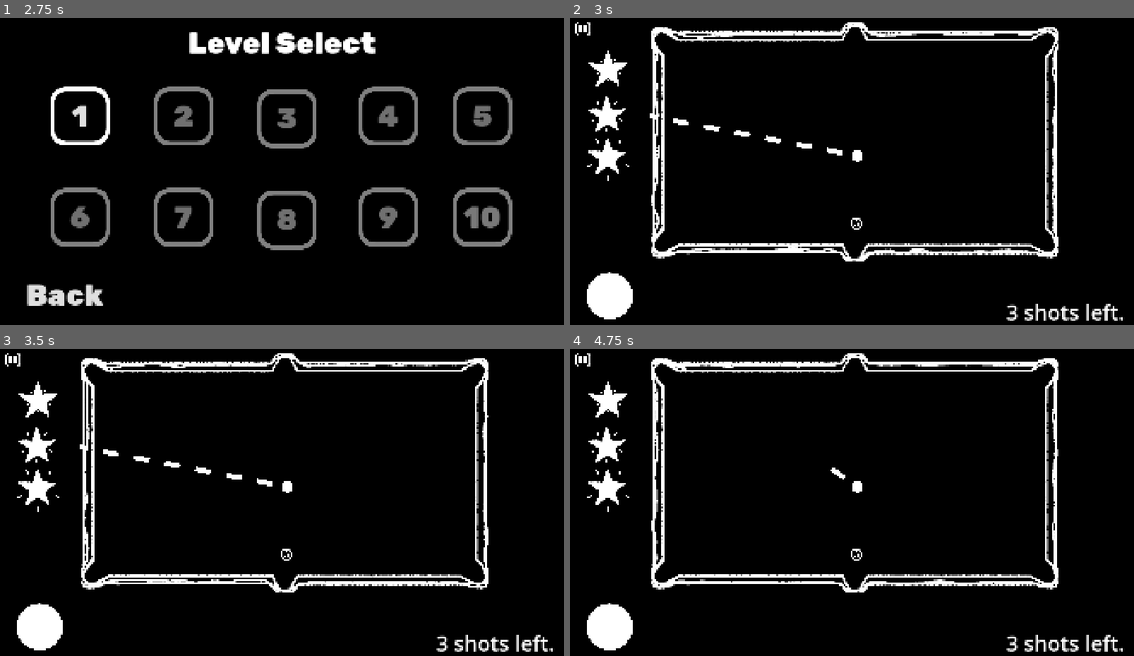
Above: before the commit, frames 1-4 (two rows, left to right).
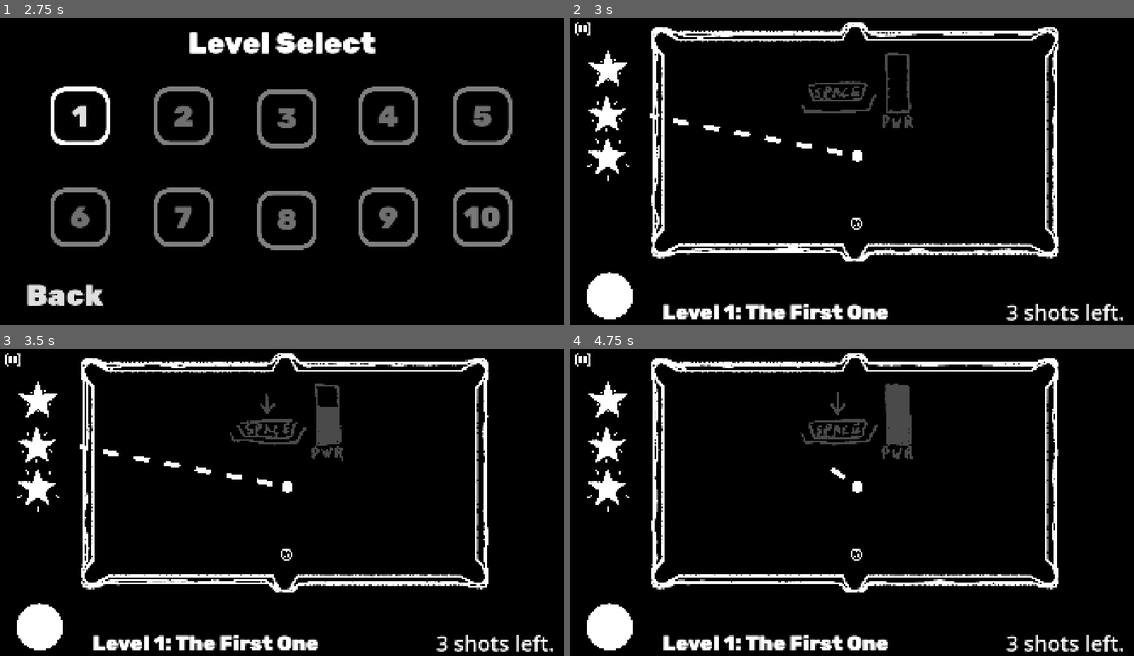
Above: after the commit, the same moments.

Repository: Muirotidua/IMGD1001-Project
Game: Godot game, scene res://scenes/info-pages/splash_screen.tscn
The game is run twice, just before and just after one commit, with the same random seed, the same clock (stepped at 60 frames per second) and the same inputs.
Inputs (mouse positions are in pixels of both pictures, inside the frame that each line leads up to):
- Up to frame 1 (2.75 s): move the mouse to (406, 159) at 0.52 s; hold Space (ball_hit) 0.53-1.25 s; click (507, 223) at 1.25 s; click (507, 223) at 2 s
- Up to frame 2 (3 s): click "1" at 2.75 s
- Up to frame 3 (3.5 s): no input
- Up to frame 4 (4.75 s): click (609, 628) at 3.5 s; click (823, 465) at 4.25 s

Frame 1 is identical in both runs. In frame 2, 2.1% of the frame differs, in the area x 16-61%, y 11-99%; in frame 3, 2.5%; in frame 4, 2.8%.

Commit message:
Added the tutotrial animations and the level names

Diff:
--- /dev/null
+++ b/scenes/level-components/tutorial.tscn
@@ -0,0 +1,39 @@
+[gd_scene load_steps=7 format=3 uid="uid://bjam3v857ixvp"]
+
+[ext_resource type="Texture2D" uid="uid://dh8efdrdti6t1" path="res://visuals/UI/level1anim/anim2/Untitled-1-Recovered-Recovered_0000s_0004_Layer-8.png" id="1_rdhte"]
+[ext_resource type="Texture2D" uid="uid://82g0plycrb07" path="res://visuals/UI/level1anim/anim2/Untitled-1-Recovered-Recovered_0000s_0003_Layer-9.png" id="2_c3rkq"]
+[ext_resource type="Texture2D" uid="uid://en4bt0xq20u5" path="res://visuals/UI/level1anim/anim2/Untitled-1-Recovered-Recovered_0000s_0002_Layer-10.png" id="3_hiisl"]
+[ext_resource type="Texture2D" uid="uid://c40su7danwyna" path="res://visuals/UI/level1anim/anim2/Untitled-1-Recovered-Recovered_0000s_0001_Layer-11.png" id="4_tt1lc"]
+[ext_resource type="Texture2D" uid="uid://b14c4pshebclh" path="res://visuals/UI/level1anim/anim2/Untitled-1-Recovered-Recovered_0000s_0000_Layer-9-copy.png" id="5_nmrbx"]
+
+[sub_resource type="SpriteFrames" id="SpriteFrames_ir7bu"]
+animations = [{
+"frames": [],
+"loop": true,
+"name": &"0",
+"speed": 5.0
+}, {
+"frames": [{
+"duration": 1.0,
+"texture": ExtResource("1_rdhte")
+}, {
+"duration": 1.0,
+"texture": ExtResource("2_c3rkq")
+}, {
+"duration": 1.0,
+"texture": ExtResource("3_hiisl")
+}, {
+"duration": 1.0,
+"texture": ExtResource("4_tt1lc")
+}, {
+"duration": 1.0,
+"texture": ExtResource("5_nmrbx")
+}],
+"loop": true,
+"name": &"1",
+"speed": 5.0
+}]
+
+[node name="Tutorial" type="AnimatedSprite2D"]
+sprite_frames = SubResource("SpriteFrames_ir7bu")
+animation = &"0"
--- a/scenes/levels/level1.tscn
+++ b/scenes/levels/level1.tscn
@@ -11,6 +11,8 @@
 [ext_resource type="PackedScene" uid="uid://ddqqcgxtevmw2" path="res://scenes/level-components/boundary_table.tscn" id="9_4fww7"]
 [ext_resource type="PackedScene" uid="uid://unuqmktwc8en" path="res://scenes/level-components/star.tscn" id="9_nfihu"]
 [ext_resource type="PackedScene" uid="uid://c3ypj135jxvjd" path="res://scenes/balls/cue_ball.tscn" id="10_gvm5i"]
+[ext_resource type="PackedScene" uid="uid://bjam3v857ixvp" path="res://scenes/level-components/tutorial.tscn" id="10_lgguw"]
+[ext_resource type="FontFile" uid="uid://cygmi5hueknl4" path="res://Fonts/rubik/Rubik-Black.ttf" id="11_jprdt"]
 [ext_resource type="PackedScene" uid="uid://ci5cown6qsyjp" path="res://scenes/balls/eight_ball.tscn" id="11_jrfo0"]
 
 [sub_resource type="StyleBoxEmpty" id="StyleBoxEmpty_nlxio"]
@@ -93,10 +95,26 @@
 position = Vector2(129.32985, 490)
 frame = 2
 
+[node name="Tutorial" parent="Display" instance=ExtResource("10_lgguw")]
+modulate = Color(0.2903535, 0.2903535, 0.29035345, 1)
+z_index = -2
+position = Vector2(975.99994, 257.99997)
+scale = Vector2(0.29035875, 0.29035875)
+
+[node name="LevelName" type="Label" parent="Display"]
+offset_left = 314.0
+offset_top = 969.0
+offset_right = 1241.0
+offset_bottom = 1053.0
+theme_override_fonts/font = ExtResource("11_jprdt")
+theme_override_font_sizes/font_size = 70
+text = "Level 1: The First One"
+
 [node name="Other" type="Node" parent="."]
 
 [node name="Boundary_Table" parent="Other" instance=ExtResource("9_4fww7")]
 z_index = -1
+metadata/_edit_lock_ = true
 
 [node name="CueBall" parent="." instance=ExtResource("10_gvm5i")]
 position = Vector2(977, 478)
--- a/scenes/levels/level2.tscn
+++ b/scenes/levels/level2.tscn
@@ -10,8 +10,10 @@
 [ext_resource type="PackedScene" uid="uid://ptp6coop1tmo" path="res://scenes/level-components/swap_ball_button.tscn" id="8_4eecq"]
 [ext_resource type="PackedScene" uid="uid://ddqqcgxtevmw2" path="res://scenes/level-components/boundary_table.tscn" id="9_b3p8y"]
 [ext_resource type="PackedScene" uid="uid://unuqmktwc8en" path="res://scenes/level-components/star.tscn" id="9_hgky1"]
+[ext_resource type="PackedScene" uid="uid://bjam3v857ixvp" path="res://scenes/level-components/tutorial.tscn" id="10_b4tpv"]
 [ext_resource type="PackedScene" uid="uid://c3ypj135jxvjd" path="res://scenes/balls/cue_ball.tscn" id="10_bxuut"]
 [ext_resource type="PackedScene" uid="uid://ci5cown6qsyjp" path="res://scenes/balls/eight_ball.tscn" id="11_g04qb"]
+[ext_resource type="FontFile" uid="uid://cygmi5hueknl4" path="res://Fonts/rubik/Rubik-Black.ttf" id="11_hkuam"]
 [ext_resource type="PackedScene" uid="uid://g7p2rh8svuj8" path="res://scenes/balls/pool_ball.tscn" id="12_ida7w"]
 
 [sub_resource type="StyleBoxEmpty" id="StyleBoxEmpty_8imr8"]
@@ -97,10 +99,26 @@
 position = Vector2(129.32985, 490)
 frame = 2
 
+[node name="Tutorial" parent="Display" instance=ExtResource("10_b4tpv")]
+modulate = Color(0.2903535, 0.2903535, 0.29035345, 1)
+z_index = -2
+position = Vector2(975.99994, 257.99997)
+scale = Vector2(0.29035875, 0.29035875)
+
+[node name="LevelName" type="Label" parent="Display"]
+offset_left = 317.0
+offset_top = 974.0
+offset_right = 1244.0
+offset_bottom = 1058.0
+theme_override_fonts/font = ExtResource("11_hkuam")
+theme_override_font_sizes/font_size = 70
+text = "Level 2: Three's Company"
+
 [node name="Other" type="Node" parent="."]
 
 [node name="Boundary_Table" parent="Other" instance=ExtResource("9_b3p8y")]
 z_index = -1
+metadata/_edit_lock_ = true
 
 [node name="CueBall" parent="." instance=ExtResource("10_bxuut")]
 position = Vector2(791, 440)
--- a/scenes/levels/level3.tscn
+++ b/scenes/levels/level3.tscn
@@ -11,8 +11,10 @@
 [ext_resource type="PackedScene" uid="uid://unuqmktwc8en" path="res://scenes/level-components/star.tscn" id="9_ah4rv"]
 [ext_resource type="PackedScene" uid="uid://ddqqcgxtevmw2" path="res://scenes/level-components/boundary_table.tscn" id="9_edoqj"]
 [ext_resource type="PackedScene" uid="uid://c3ypj135jxvjd" path="res://scenes/balls/cue_ball.tscn" id="10_022ip"]
+[ext_resource type="PackedScene" uid="uid://bjam3v857ixvp" path="res://scenes/level-components/tutorial.tscn" id="10_522sc"]
 [ext_resource type="PackedScene" uid="uid://ci5cown6qsyjp" path="res://scenes/balls/eight_ball.tscn" id="11_hl16f"]
 [ext_resource type="PackedScene" uid="uid://g7p2rh8svuj8" path="res://scenes/balls/pool_ball.tscn" id="12_v6yyo"]
+[ext_resource type="FontFile" uid="uid://cygmi5hueknl4" path="res://Fonts/rubik/Rubik-Black.ttf" id="15_a82vw"]
 
 [sub_resource type="StyleBoxEmpty" id="StyleBoxEmpty_pcq6o"]
 
@@ -100,11 +102,26 @@
 position = Vector2(129.32985, 490)
 frame = 2
 
+[node name="Tutorial" parent="Display" instance=ExtResource("10_522sc")]
+modulate = Color(0.2903535, 0.2903535, 0.29035345, 1)
+z_index = -2
+position = Vector2(975.99994, 257.99997)
+scale = Vector2(0.29035875, 0.29035875)
+
+[node name="LevelName" type="Label" parent="Display"]
+offset_left = 317.0
+offset_top = 974.0
+offset_right = 1244.0
+offset_bottom = 1058.0
+theme_override_fonts/font = ExtResource("15_a82vw")
+theme_override_font_sizes/font_size = 70
+text = "Level 3: Dodgin' Walls"
+
 [node name="Other" type="Node" parent="."]
 
 [node name="Boundary_Table" parent="Other" instance=ExtResource("9_edoqj")]
-unique_name_in_owner = true
 z_index = -1
+metadata/_edit_lock_ = true
 
 [node name="CueBall" parent="." instance=ExtResource("10_022ip")]
 position = Vector2(940, 458)
--- a/scenes/levels/level_template.tscn
+++ b/scenes/levels/level_template.tscn
@@ -9,7 +9,9 @@
 [ext_resource type="PackedScene" uid="uid://ci5cown6qsyjp" path="res://scenes/balls/eight_ball.tscn" id="4_iw5l3"]
 [ext_resource type="PackedScene" uid="uid://cw8aac2atgqxf" path="res://scenes/level-components/pause_button.tscn" id="6_770am"]
 [ext_resource type="Texture2D" uid="uid://bj82t5dd6pp7y" path="res://visuals/UI/pausebutton.png" id="7_0ra3k"]
+[ext_resource type="PackedScene" uid="uid://bjam3v857ixvp" path="res://scenes/level-components/tutorial.tscn" id="10_g1ai2"]
 [ext_resource type="PackedScene" uid="uid://cwlxqek67067h" path="res://scenes/in-level-menus/swapball.tscn" id="10_hj7jb"]
+[ext_resource type="FontFile" uid="uid://cygmi5hueknl4" path="res://Fonts/rubik/Rubik-Black.ttf" id="11_fwulr"]
 [ext_resource type="PackedScene" uid="uid://ptp6coop1tmo" path="res://scenes/level-components/swap_ball_button.tscn" id="11_hj7jb"]
 [ext_resource type="PackedScene" uid="uid://unuqmktwc8en" path="res://scenes/level-components/star.tscn" id="12_h2vd2"]
 
@@ -92,16 +94,33 @@
 position = Vector2(129.32985, 490)
 frame = 2
 
+[node name="Tutorial" parent="Display" instance=ExtResource("10_g1ai2")]
+modulate = Color(0.2903535, 0.2903535, 0.29035345, 1)
+z_index = -2
+position = Vector2(975.99994, 257.99997)
+scale = Vector2(0.29035875, 0.29035875)
+
+[node name="LevelName" type="Label" parent="Display"]
+offset_left = 314.0
+offset_top = 969.0
+offset_right = 1241.0
+offset_bottom = 1053.0
+theme_override_fonts/font = ExtResource("11_fwulr")
+theme_override_font_sizes/font_size = 70
+text = "Level _: Level Description"
+
 [node name="Other" type="Node" parent="."]
 
 [node name="Boundary_Table" parent="Other" instance=ExtResource("1_6lum8")]
+visible = false
 z_index = -1
+metadata/_edit_lock_ = true
 
 [node name="CueBall" parent="." instance=ExtResource("1_mm7tu")]
-position = Vector2(970, 294)
+position = Vector2(678, 461)
 
 [node name="Ball" parent="." instance=ExtResource("4_iw5l3")]
-position = Vector2(1223, 406)
+position = Vector2(1279, 458)
 
 [connection signal="pressed" from="Buttons/PausedButton" to="." method="_on_paused_button_pressed"]
 [connection signal="pressed" from="Buttons/SwapBallButton" to="." method="_on_swap_ball_button_pressed"]
--- a/scripts/levels/level_template.gd
+++ b/scripts/levels/level_template.gd
@@ -19,6 +19,7 @@
 @onready var star1: AnimatedSprite2D = $Display/Stars/Star1
 @onready var star2: AnimatedSprite2D = $Display/Stars/Star2
 @onready var star3: AnimatedSprite2D = $Display/Stars/Star3
+@onready var tutorial: AnimatedSprite2D = $Display/Tutorial
 
 var all_balls: Array[BaseBall] = []
 var rewinded: bool = false
@@ -43,6 +44,11 @@
 	star1.play("full")
 	star2.play("full")
 	star3.play("full")
+	if tutorial.sprite_frames.has_animation(str(level_id)):
+		tutorial.show()
+		tutorial.play(str(level_id))
+	else:
+		tutorial.hide()
 	for child: Node in get_children():
 		if child is BaseBall:
 			all_balls.append(child)
@@ -74,8 +80,9 @@
 func on_try_shoot(): # ?
 	for ball: BaseBall in all_balls:
 		ball.updateLastPos()
+	tutorial.stop()
+	tutorial.hide()
 	shoot.emit()
-
 
 # False if no balls are moving. True otherwise
 func moving_balls() -> bool: # ??? Need to ensure that this is looking at the cue ball moving, ask Liam when he's back.
Not shown: 1 places in scenes/levels/level1.tscn that only renumber resources
Not shown: 1 places in scenes/levels/level2.tscn that only renumber resources
Not shown: 1 places in scenes/levels/level3.tscn that only renumber resources
Not shown: 1 places in scenes/levels/level_template.tscn that only renumber resources
